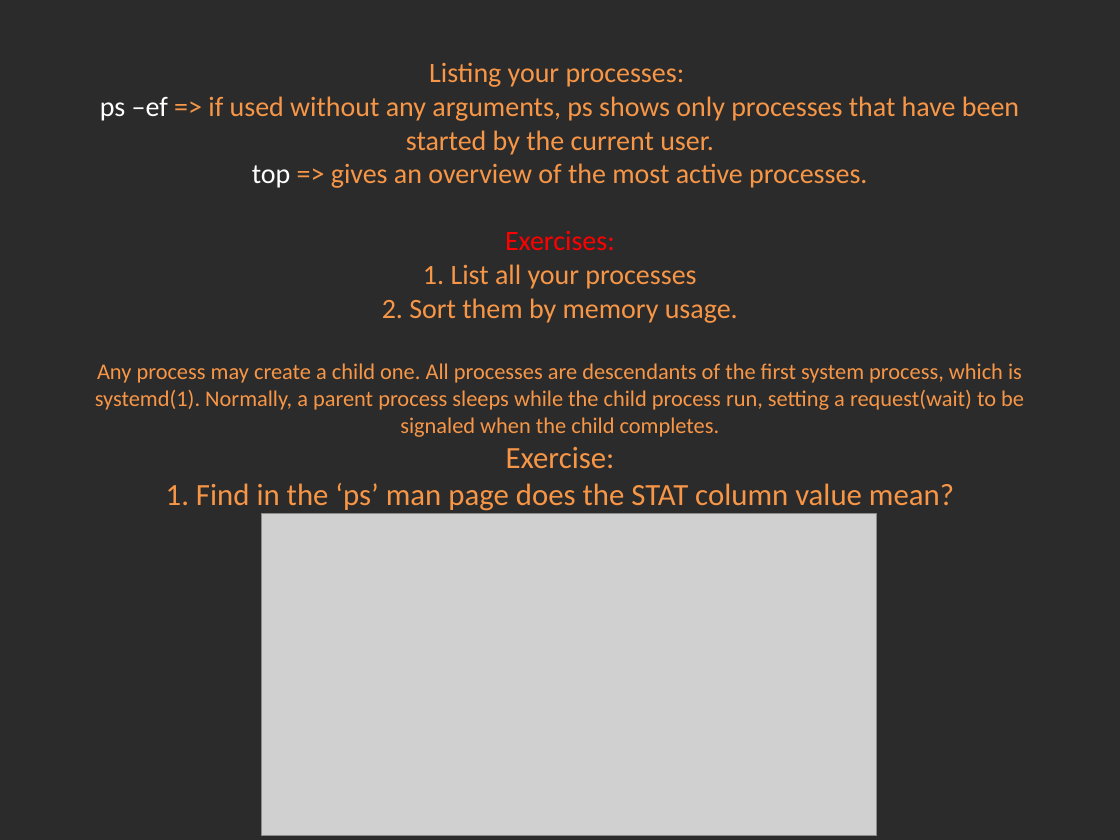
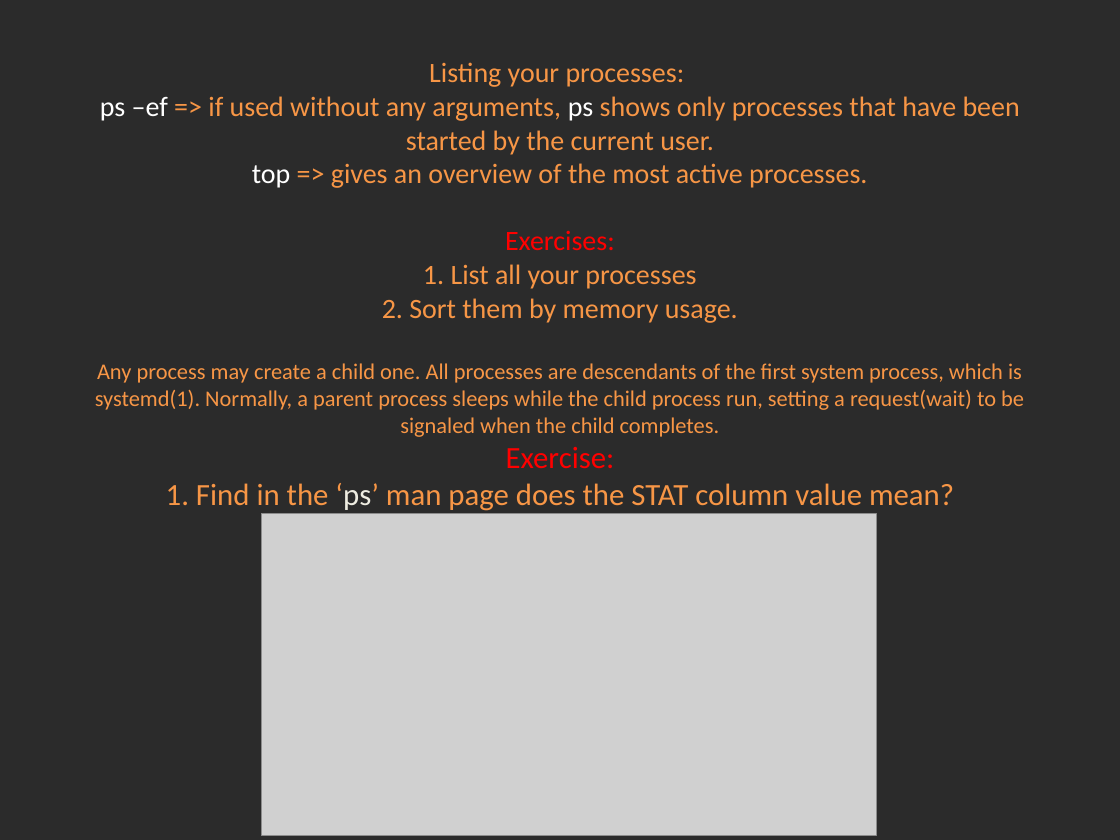
Before and after one commit to Academy-Soft-Intellect/Linux-Course, a slide deck: slide 2 of 7.Processes/07-Processes.pptx. Drawn at 1120x840 pixels with LibreOffice and Linux fonts; fonts in the diff are those of the drawing; grey boxes stand for pictures; background and template pictures are left out; a plain dark background stands for a picture behind light text. Boxes give left, top, right and bottom in pixels: in the first picture for what was removed or moved away, otherwise in the second. Text is boxed around its words. In the diff, an @@ line names an element or a change of style, - is before the commit and + after.

```diff
--- a/7.Processes/07-Processes.pptx
+++ b/7.Processes/07-Processes.pptx
@@ title "Listing your processes: ps –ef ..." at box(95, 62, 1024, 511): text colour #F79646 to #FFFFFF in "ps"; text colour #F79646 to #FF0000 in "Exercise:"; text colour #F79646 to #EEECE1 in "‘ps’" @@
```
Also in this commit, not shown: 1 other slide changed, 3 other files.
